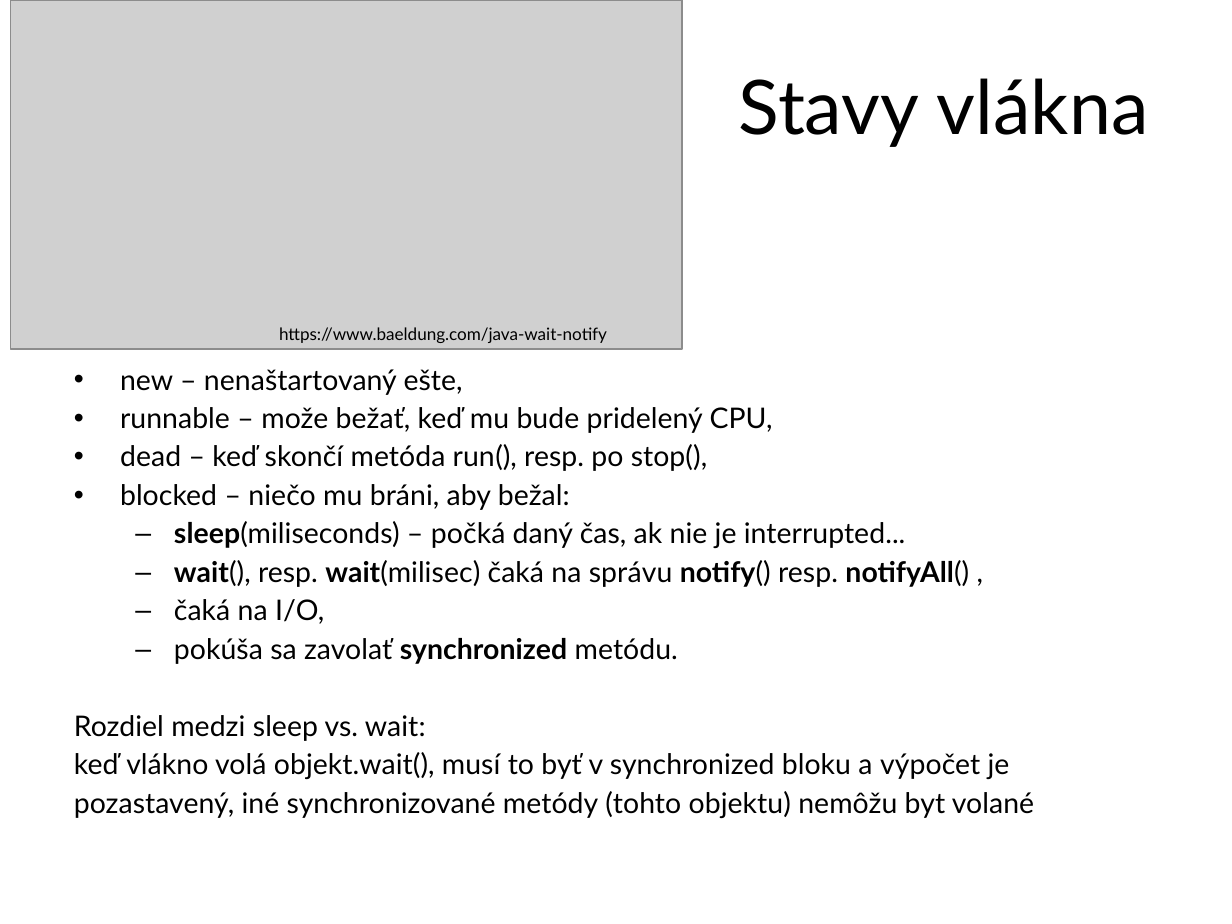
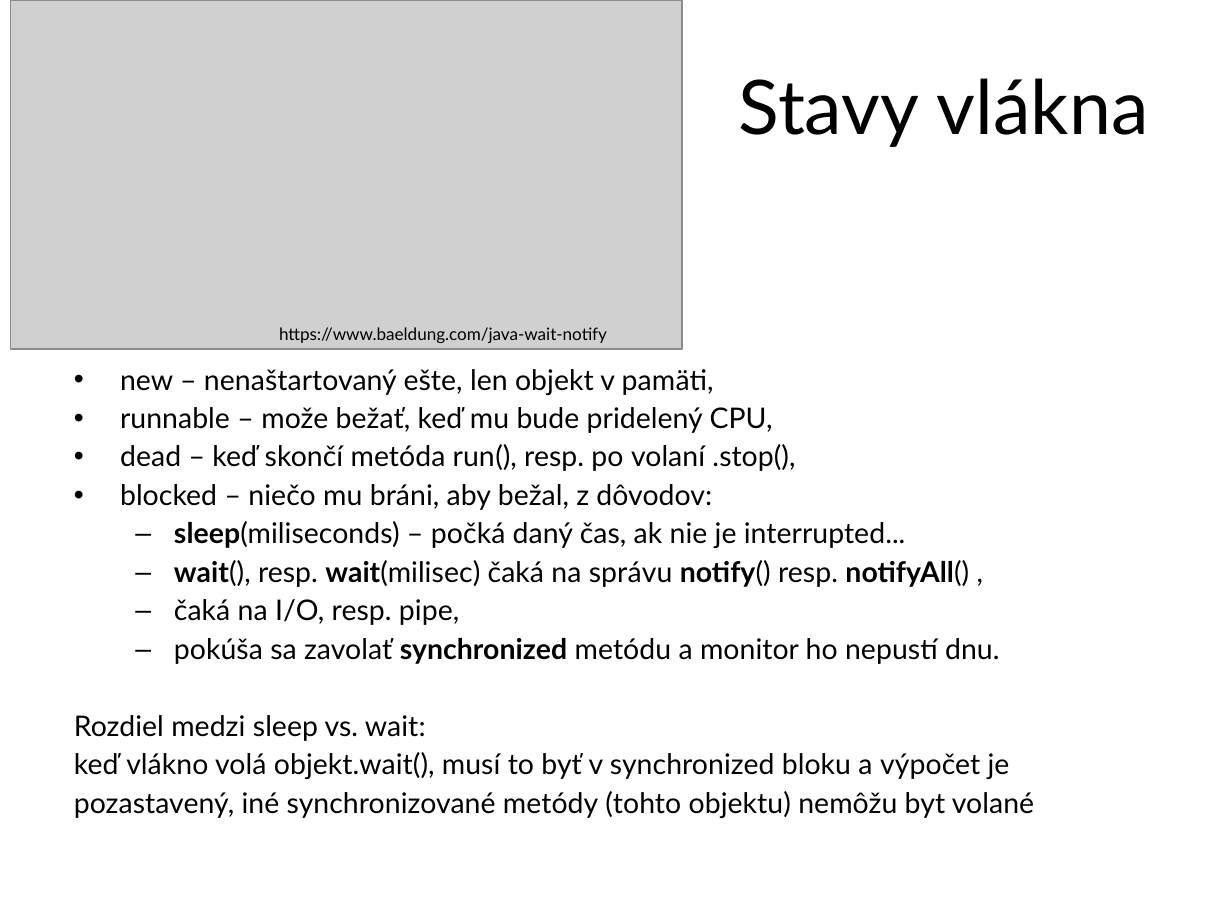
Before and after one commit to Programovanie4/Prednasky, a slide deck: slide 18 of 10/10_java.ppt. Drawn at 1232x924 pixels with LibreOffice and Linux fonts; fonts in the diff are those of the drawing; grey boxes stand for pictures. Boxes give left, top, right and bottom in pixels: in the first picture for what was removed or moved away, otherwise in the second. Text is boxed around its words. In the diff, an @@ line names an element or a change of style, - is before the commit and + after.

```diff
--- a/10/10_java.ppt
+++ b/10/10_java.ppt
@@ text at box(120, 369, 714, 395): text changed @@
-• new – nenaštartovaný ešte,
+• new – nenaštartovaný ešte, len objekt v pamäti,
@@ text at box(120, 444, 795, 510): text changed @@
-• dead – keď skončí metóda run(), resp. po stop(),
-• blocked – niečo mu bráni, aby bežal:
+• dead – keď skončí metóda run(), resp. po volaní .stop(),
+• blocked – niečo mu bráni, aby bežal, z dôvodov:
@@ text at box(174, 599, 999, 664): text changed @@
-  – čaká na I/O,
-  – pokúša sa zavolať synchronized metódu.
+  – čaká na I/O, resp. pipe,
+  – pokúša sa zavolať synchronized metódu a monitor ho nepustí dnu.
```
Also in this commit, not shown: 7 other slides changed, 1 slide removed, 7 other files.
